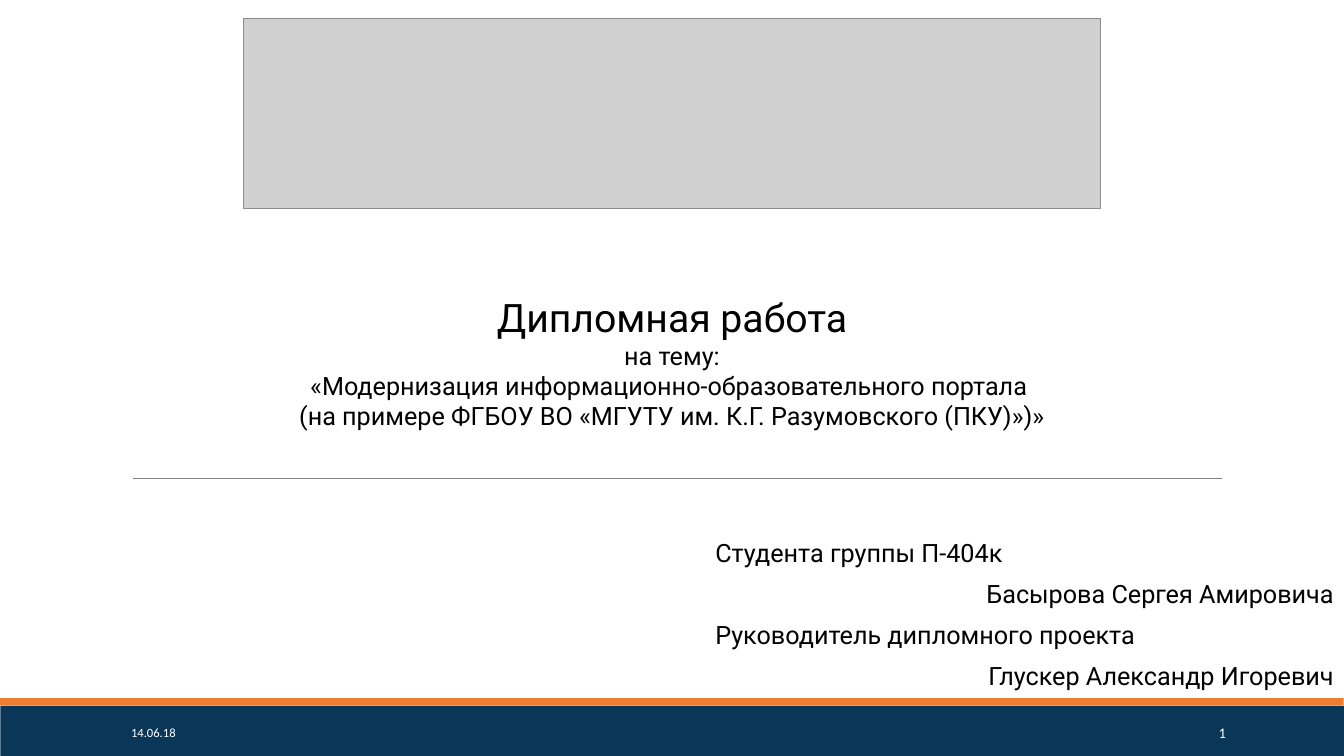
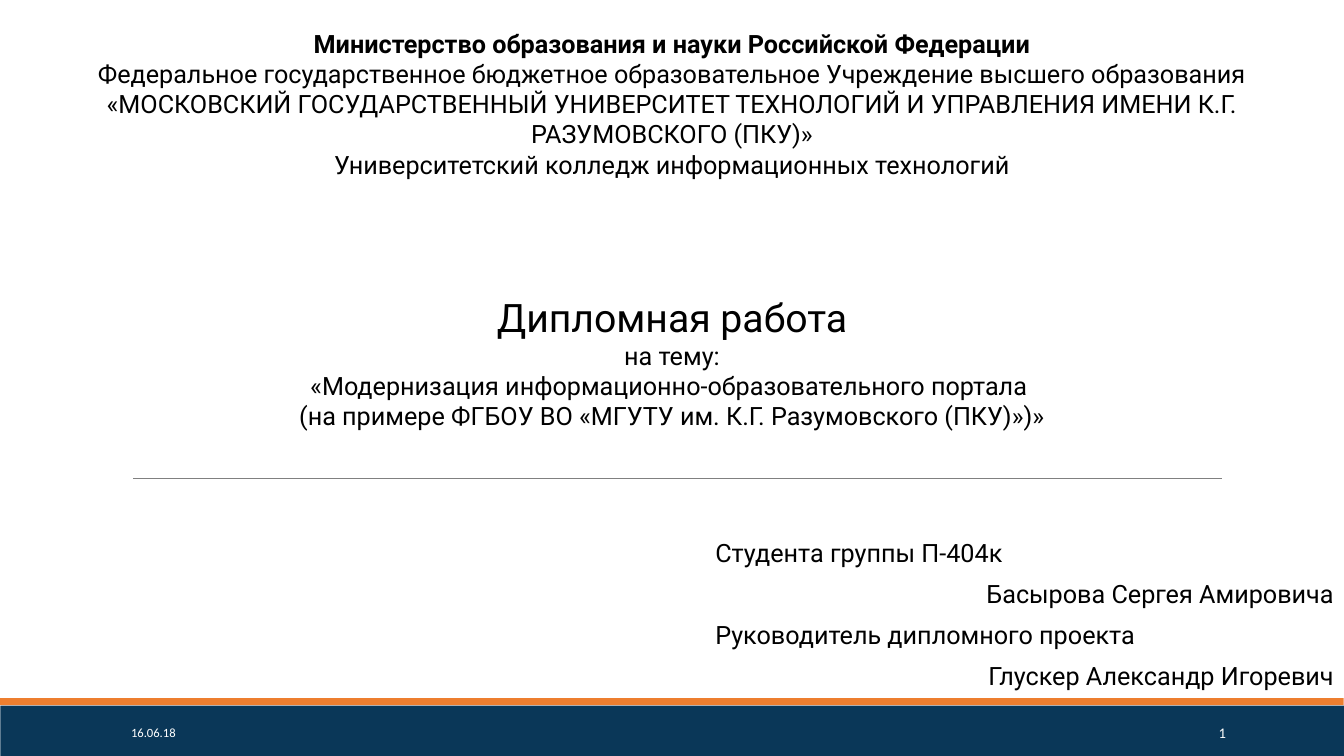
Before and after one commit to pmswga/ISC-EDUKIT, a slide deck: slide 1 of docs/15. ПЗ. ГЧ. Презентация.pptx. Drawn at 1344x756 pixels with LibreOffice and Linux fonts; fonts in the diff are those of the drawing; grey boxes stand for pictures. Boxes give left, top, right and bottom in pixels: in the first picture for what was removed or moved away, otherwise in the second. Text is boxed around its words. In the diff, an @@ line names an element or a change of style, - is before the commit and + after.

```diff
--- a/docs/15. ПЗ. ГЧ. Презентация.pptx
+++ b/docs/15. ПЗ. ГЧ. Презентация.pptx
@@ picture removed at bbox=[244, 18, 1101, 209] @@
@@ text added at bbox=[98, 33, 1245, 179], 18 pt, text #000000 @@
+Министерство образования и науки Российской Федерации
+Федеральное государственное бюджетное образовательное Учреждение высшего образования
+«МОСКОВСКИЙ ГОСУДАРСТВЕННЫЙ УНИВЕРСИТЕТ ТЕХНОЛОГИЙ И УПРАВЛЕНИЯ ИМЕНИ К.Г. РАЗУМОВСКОГО (ПКУ)»
+Университетский колледж информационных технологий
@@ text at bbox=[131, 728, 176, 737]: text changed @@
-14.06.18
+16.06.18
```
Also in this commit, not shown: 13 other slides changed, 11 slides added, 1 slide removed, 6 other files.
